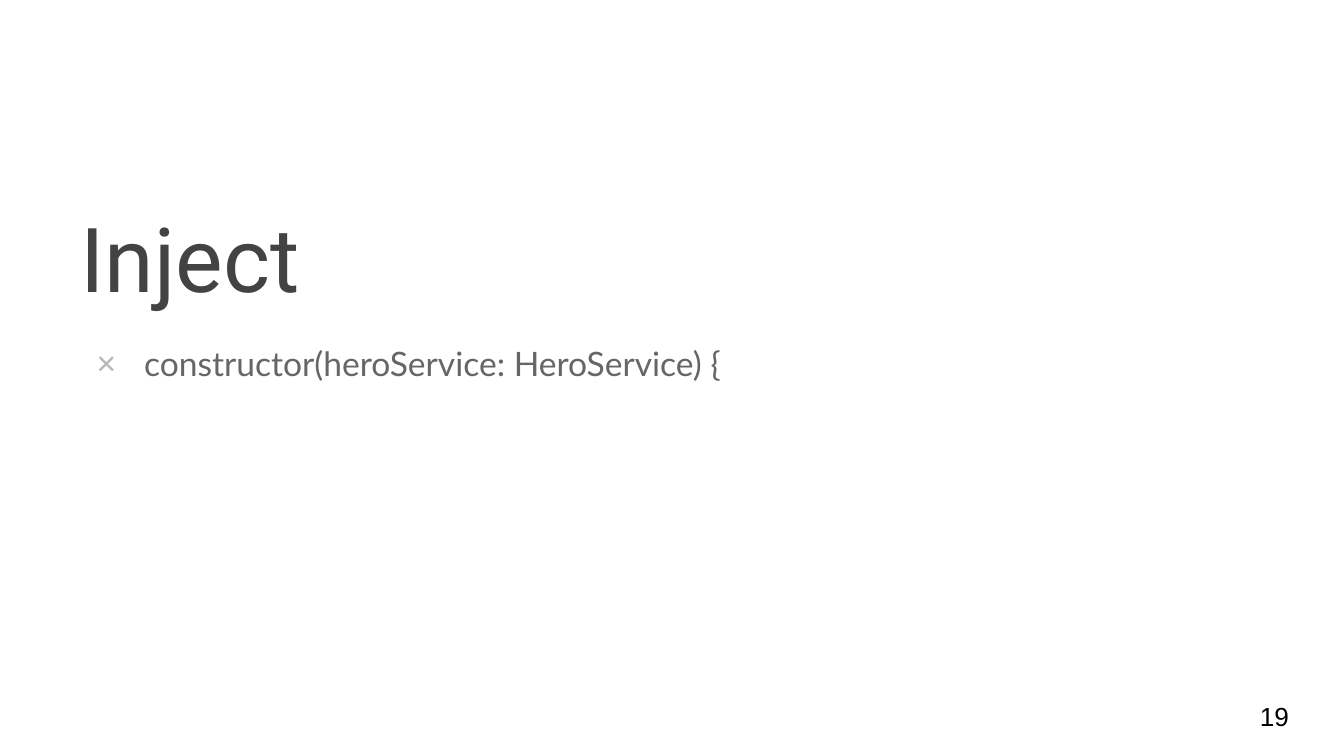
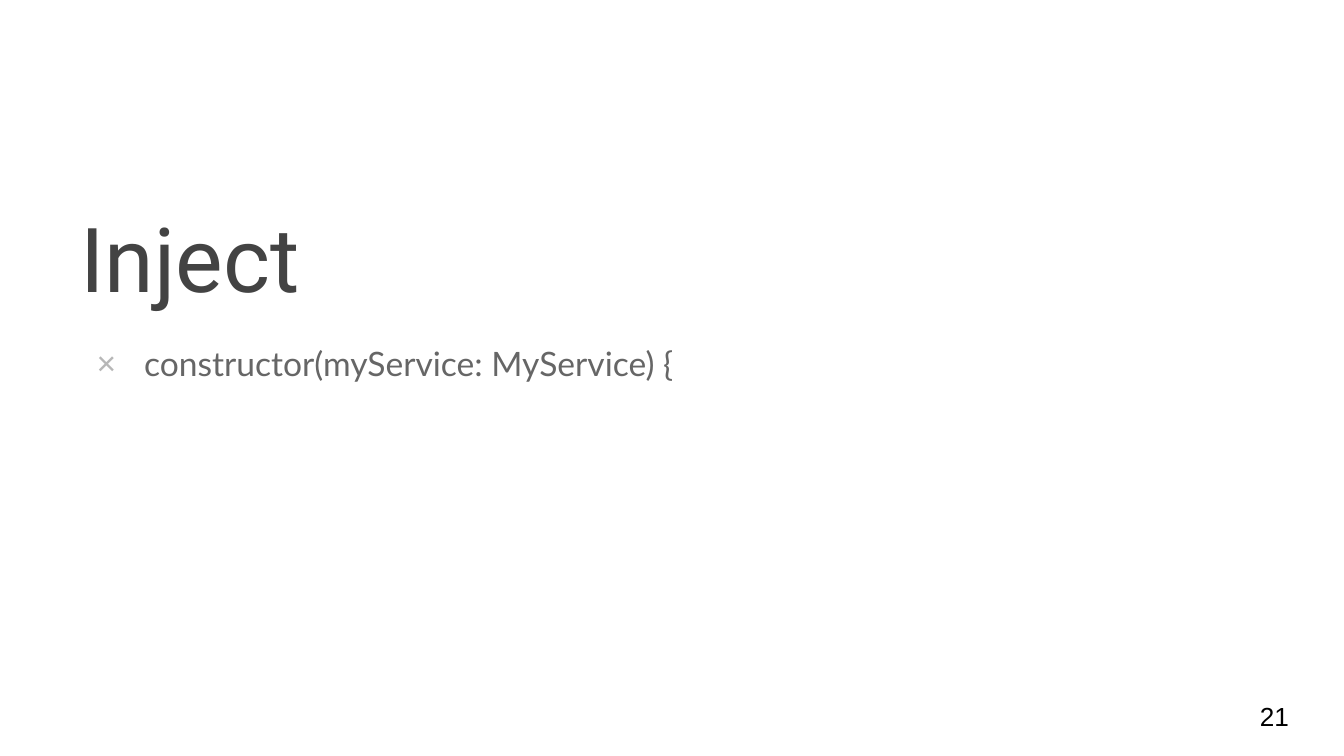
Before and after one commit to Dynabyte/angular-workshop, a slide deck: slide 21 of presentation/presentationAngular.pptx (slide 19 before the commit). Drawn at 1344x756 pixels with LibreOffice and Linux fonts; fonts in the diff are those of the drawing; background and template pictures are left out. Boxes give left, top, right and bottom in pixels: in the first picture for what was removed or moved away, otherwise in the second. Text is boxed around its words. In the diff, an @@ line names an element or a change of style, - is before the commit and + after.

Commit message:
Presentation update

```diff
--- a/presentation/presentationAngular.pptx
+++ b/presentation/presentationAngular.pptx
@@ text at bbox=[144, 350, 654, 382]: text changed @@
-× constructor(heroService: HeroService) {
+× constructor(myService: MyService) {
@@ page number at bbox=[1260, 707, 1289, 726]: text changed @@
-19
+21
```
Also in this commit, not shown: 7 other slides changed, 7 slides added, 15 slides removed.
